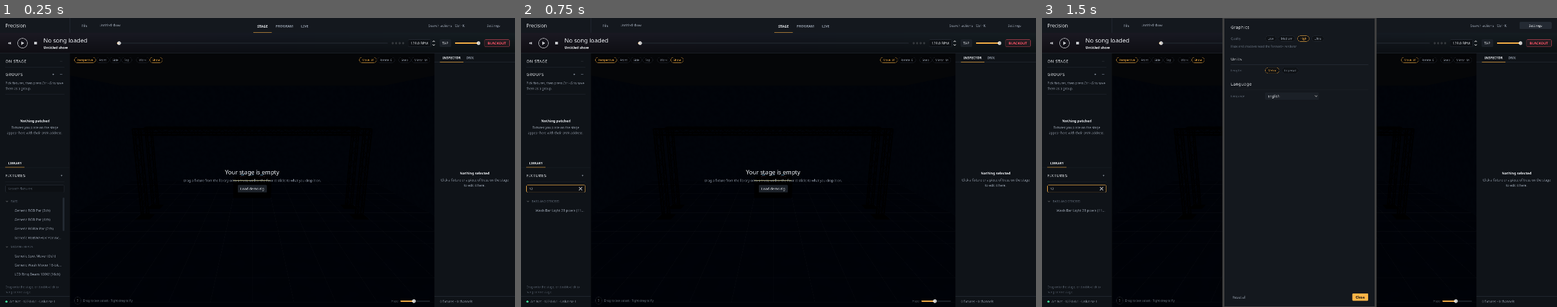
Above: before the commit, frames 1-3 (left to right).
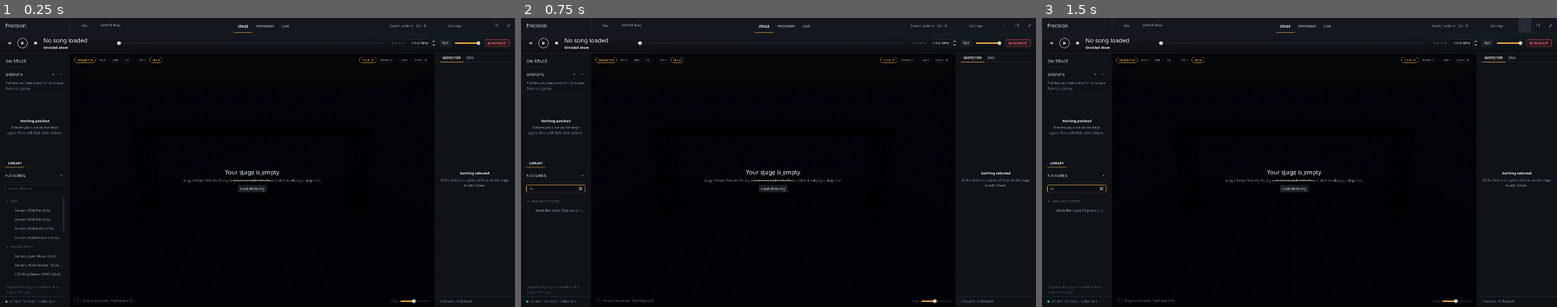
Above: after the commit, the same moments.

Repository: LuckyOwlStudios/Precision
Game: Godot game, scene res://ui/main/main_window.tscn
Same seed, same stepped clock (60 frames per second), same inputs: the game is played once before the commit and once after it.
Inputs (mouse positions are in pixels of both pictures, inside the frame that each line leads up to):
- Up to frame 1 (0.25 s): no input
- Up to frame 2 (0.75 s): click (557, 188) at 0.52 s; type "12" at 0.6 s
- Up to frame 3 (1.5 s): click (1526, 26) at 1.27 s

The runs differ from the first frame. In frame 1, 0.2% of the frame differs, in the area x 45-100%, y 2-6%; in frame 2, 0.2%; in frame 3, 3.1%, in the area x 35-100%, y 0-100%.

Commit message:
Use the app header as the window title bar
Borderless window; empty header space drags, double-click maximizes,
minimize/maximize/close buttons at the right, eight edge/corner resize handles.

Co-Authored-By: Claude Sonnet 5.5 <noreply@anthropic.com>
Claude-Session: https://claude.ai/code/session_01ACHC6htMmdyPzUYcNV9k2e

Diff:
--- a/project.godot
+++ b/project.godot
@@ -23,6 +23,7 @@
 window/size/viewport_width=1920
 window/size/viewport_height=1080
 window/size/mode=2
+window/size/borderless=true
 
 [gui]
 
--- /dev/null
+++ b/tests/title_bar_test.gd
@@ -0,0 +1,31 @@
+extends SceneTree
+## Checks the custom title bar: window buttons exist, empty header space is
+## draggable (not swallowed by a child), and the resize handles are in place.
+## Run from the project folder:
+##   godot --headless --path . --script res://tests/title_bar_test.gd
+
+var failures := 0
+
+
+func check(ok: bool, what: String) -> void:
+	if ok:
+		print("  ok   ", what)
+	else:
+		failures += 1
+		print("  FAIL ", what)
+
+
+func _init() -> void:
+	var main: Control = (load("res://ui/main/main_window.tscn") as PackedScene).instantiate()
+	root.add_child(main)
+	await process_frame
+	check(ProjectSettings.get_setting("display/window/size/borderless") == true, "OS title bar is off")
+	check(main.find_child("Header", true, false) is TitleBar, "header is the title bar")
+	var controls := main.find_child("WindowControls", true, false) as WindowControls
+	check(controls != null and controls.get_child_count() == 3, "minimize, maximize and close buttons")
+	for n in ["DragSpaceLeft", "DragSpaceRight"]:
+		var c := main.find_child(n, true, false) as Control
+		check(c != null and c.mouse_filter == Control.MOUSE_FILTER_PASS, n + " passes clicks to the title bar")
+	var handles := main.find_child("ResizeHandles", true, false)
+	check(handles != null and handles.get_child_count() == 8, "eight resize handles")
+	quit(1 if failures > 0 else 0)
--- a/ui/main/main_window.tscn
+++ b/ui/main/main_window.tscn
@@ -18,6 +18,9 @@
 [ext_resource type="PackedScene" path="res://ui/panels/positions_panel.tscn" id="17_positions"]
 [ext_resource type="PackedScene" path="res://ui/palette/command_palette.tscn" id="16_palette"]
 [ext_resource type="PackedScene" path="res://ui/main/show_menu.tscn" id="17_show"]
+[ext_resource type="Script" path="res://ui/window/title_bar.gd" id="18_titlebar"]
+[ext_resource type="PackedScene" path="res://ui/window/window_controls.tscn" id="19_winctl"]
+[ext_resource type="PackedScene" path="res://ui/window/resize_handles.tscn" id="20_resize"]
 
 [sub_resource type="StyleBoxFlat" id="Background"]
 bg_color = Color(0.051, 0.059, 0.071, 1)
@@ -63,6 +66,7 @@
 custom_minimum_size = Vector2(0, 56)
 layout_mode = 2
 theme_type_variation = &"HeaderBar"
+script = ExtResource("18_titlebar")
 
 [node name="Row" type="HBoxContainer" parent="Layout/Header" unique_id=504865547]
 layout_mode = 2
@@ -77,6 +81,7 @@
 
 [node name="Divider" type="VSeparator" parent="Layout/Header/Row" unique_id=999910696]
 layout_mode = 2
+mouse_filter = 1
 
 [node name="FileButton" type="MenuButton" parent="Layout/Header/Row"]
 unique_name_in_owner = true
@@ -97,10 +102,15 @@
 text = "Untitled show"
 text_overrun_behavior = 3
 
+[node name="DragSpaceLeft" type="Control" parent="Layout/Header/Row"]
+layout_mode = 2
+size_flags_horizontal = 3
+mouse_filter = 1
+
 [node name="WorkspaceTabs" type="TabBar" parent="Layout/Header/Row" unique_id=1948362203]
 unique_name_in_owner = true
-layout_mode = 2
-size_flags_horizontal = 3
+custom_minimum_size = Vector2(360, 0)
+layout_mode = 2
 size_flags_vertical = 8
 focus_mode = 0
 theme_type_variation = &"WorkspaceTabs"
@@ -111,6 +121,11 @@
 tab_1/title = "PROGRAM"
 tab_2/title = "LIVE"
 
+[node name="DragSpaceRight" type="Control" parent="Layout/Header/Row"]
+layout_mode = 2
+size_flags_horizontal = 3
+mouse_filter = 1
+
 [node name="SearchButton" type="Button" parent="Layout/Header/Row"]
 unique_name_in_owner = true
 custom_minimum_size = Vector2(190, 0)
@@ -131,6 +146,9 @@
 theme_type_variation = &"FlatButton"
 text = "Settings"
 
+[node name="WindowControls" parent="Layout/Header/Row" instance=ExtResource("19_winctl")]
+layout_mode = 2
+
 [node name="NowPlaying" parent="Layout" unique_id=98046476 instance=ExtResource("3_now")]
 unique_name_in_owner = true
 layout_mode = 2
@@ -308,3 +326,6 @@
 
 [node name="ShowMenu" parent="." instance=ExtResource("17_show")]
 unique_name_in_owner = true
+
+[node name="ResizeHandles" parent="." instance=ExtResource("20_resize")]
+layout_mode = 1
--- /dev/null
+++ b/ui/window/resize_handle.gd
@@ -0,0 +1,36 @@
+class_name ResizeHandle
+extends Control
+## A thin strip along a window edge or corner. Since the window has no OS
+## frame, dragging one of these asks the OS to start a native resize.
+
+@export var edge := DisplayServer.WINDOW_EDGE_LEFT
+
+
+func _ready() -> void:
+	mouse_default_cursor_shape = _cursor()
+	# Hidden while maximized or fullscreen: nothing to resize then.
+	get_window().size_changed.connect(_update_visible)
+	_update_visible()
+
+
+func _update_visible() -> void:
+	visible = not WindowControls.is_maximized()
+
+
+func _gui_input(event: InputEvent) -> void:
+	var mb := event as InputEventMouseButton
+	if mb and mb.button_index == MOUSE_BUTTON_LEFT and mb.pressed:
+		DisplayServer.window_start_resize(edge as DisplayServer.WindowResizeEdge)
+		accept_event()
+
+
+func _cursor() -> Control.CursorShape:
+	match edge:
+		DisplayServer.WINDOW_EDGE_LEFT, DisplayServer.WINDOW_EDGE_RIGHT:
+			return Control.CURSOR_HSIZE
+		DisplayServer.WINDOW_EDGE_TOP, DisplayServer.WINDOW_EDGE_BOTTOM:
+			return Control.CURSOR_VSIZE
+		DisplayServer.WINDOW_EDGE_TOP_LEFT, DisplayServer.WINDOW_EDGE_BOTTOM_RIGHT:
+			return Control.CURSOR_FDIAGSIZE
+		_:
+			return Control.CURSOR_BDIAGSIZE
--- /dev/null
+++ b/ui/window/resize_handles.tscn
@@ -0,0 +1,132 @@
+[gd_scene format=3]
+
+[ext_resource type="Script" path="res://ui/window/resize_handle.gd" id="1_handle"]
+
+[node name="ResizeHandles" type="Control"]
+layout_mode = 3
+anchors_preset = 15
+anchor_right = 1.0
+anchor_bottom = 1.0
+grow_horizontal = 2
+grow_vertical = 2
+mouse_filter = 2
+
+[node name="Left" type="Control" parent="."]
+layout_mode = 1
+anchor_left = 0
+anchor_top = 0
+anchor_right = 0
+anchor_bottom = 1
+offset_left = 0
+offset_top = 12
+offset_right = 5
+offset_bottom = -12
+grow_horizontal = 0
+grow_vertical = 2
+script = ExtResource("1_handle")
+edge = 0
+
+[node name="TopLeft" type="Control" parent="."]
+layout_mode = 1
+anchor_left = 0
+anchor_top = 0
+anchor_right = 0
+anchor_bottom = 0
+offset_left = 0
+offset_top = 0
+offset_right = 12
+offset_bottom = 12
+grow_horizontal = 0
+grow_vertical = 0
+script = ExtResource("1_handle")
+edge = 1
+
+[node name="Top" type="Control" parent="."]
+layout_mode = 1
+anchor_left = 0
+anchor_top = 0
+anchor_right = 1
+anchor_bottom = 0
+offset_left = 12
+offset_top = 0
+offset_right = -12
+offset_bottom = 5
+grow_horizontal = 2
+grow_vertical = 0
+script = ExtResource("1_handle")
+edge = 2
+
+[node name="TopRight" type="Control" parent="."]
+layout_mode = 1
+anchor_left = 1
+anchor_top = 0
+anchor_right = 1
+anchor_bottom = 0
+offset_left = -12
+offset_top = 0
+offset_right = 0
+offset_bottom = 12
+grow_horizontal = 2
+grow_vertical = 0
+script = ExtResource("1_handle")
+edge = 3
+
+[node name="Right" type="Control" parent="."]
+layout_mode = 1
+anchor_left = 1
+anchor_top = 0
+anchor_right = 1
+anchor_bottom = 1
+offset_left = -5
+offset_top = 12
+offset_right = 0
+offset_bottom = -12
+grow_horizontal = 2
+grow_vertical = 2
+script = ExtResource("1_handle")
+edge = 4
+
+[node name="BottomRight" type="Control" parent="."]
+layout_mode = 1
+anchor_left = 1
+anchor_top = 1
+anchor_right = 1
+anchor_bottom = 1
+offset_left = -12
+offset_top = -12
+offset_right = 0
+offset_bottom = 0
+grow_horizontal = 2
+grow_vertical = 2
+script = ExtResource("1_handle")
+edge = 5
+
+[node name="Bottom" type="Control" parent="."]
+layout_mode = 1
+anchor_left = 0
+anchor_top = 1
+anchor_right = 1
+anchor_bottom = 1
+offset_left = 12
+offset_top = -5
+offset_right = -12
+offset_bottom = 0
+grow_horizontal = 2
+grow_vertical = 2
+script = ExtResource("1_handle")
+edge = 6
+
+[node name="BottomLeft" type="Control" parent="."]
+layout_mode = 1
+anchor_left = 0
+anchor_top = 1
+anchor_right = 0
+anchor_bottom = 1
+offset_left = 0
+offset_top = -12
+offset_right = 12
+offset_bottom = 0
+grow_horizontal = 0
+grow_vertical = 2
+script = ExtResource("1_handle")
+edge = 7
--- /dev/null
+++ b/ui/window/title_bar.gd
@@ -0,0 +1,29 @@
+class_name TitleBar
+extends PanelContainer
+## Makes the app's header the window's title bar (the OS title bar is turned
+## off in project settings, like IntelliJ's). Empty header space drags the
+## window, double-click maximizes or restores it, and a WindowControls node at
+## the right end holds minimize / maximize / close.
+##
+## Anything in the header that should stay clickable (buttons, tabs) simply
+## handles its own mouse events; plain labels and spacers have mouse_filter
+## Ignore or Pass, so their clicks fall through to this bar.
+
+
+func _ready() -> void:
+	# Window buttons sit flush against the top-right corner, so drop the
+	# theme's right padding for this bar only.
+	var style := get_theme_stylebox("panel").duplicate() as StyleBoxFlat
+	style.content_margin_right = 0.0
+	add_theme_stylebox_override("panel", style)
+
+
+func _gui_input(event: InputEvent) -> void:
+	var mb := event as InputEventMouseButton
+	if mb == null or mb.button_index != MOUSE_BUTTON_LEFT or not mb.pressed:
+		return
+	if mb.double_click:
+		WindowControls.toggle_maximized()
+	elif DisplayServer.window_get_mode() != DisplayServer.WINDOW_MODE_FULLSCREEN:
+		DisplayServer.window_start_drag()
+	accept_event()
--- /dev/null
+++ b/ui/window/window_button.gd
@@ -0,0 +1,43 @@
+@tool
+class_name WindowButton
+extends Button
+## One title-bar button whose icon is drawn with lines, so it looks the same on
+## every platform and needs no font glyphs or image files.
+
+enum Glyph { MINIMIZE, MAXIMIZE, RESTORE, CLOSE }
+
+@export var glyph := Glyph.MINIMIZE:
+	set(value):
+		glyph = value
+		queue_redraw()
+## Hover colour; the close button uses red.
+@export var hover_color := UIPalette.HOVER
+
+
+func _ready() -> void:
+	flat = true
+	focus_mode = Control.FOCUS_NONE
+	custom_minimum_size = Vector2(48, 0)
+	size_flags_vertical = Control.SIZE_FILL
+	mouse_entered.connect(queue_redraw)
+	mouse_exited.connect(queue_redraw)
+
+
+func _draw() -> void:
+	var hovered := is_hovered()
+	if hovered:
+		draw_rect(Rect2(Vector2.ZERO, size), hover_color)
+	var col := Color.WHITE if (hovered and glyph == Glyph.CLOSE) else UIPalette.TEXT
+	var c := (size / 2.0).round() + Vector2(0.5, 0.5)
+	var h := 5.0
+	match glyph:
+		Glyph.MINIMIZE:
+			draw_line(c + Vector2(-h, 0), c + Vector2(h, 0), col)
+		Glyph.MAXIMIZE:
+			draw_rect(Rect2(c - Vector2(h, h), Vector2(h, h) * 2), col, false)
+		Glyph.RESTORE:
+			draw_rect(Rect2(c + Vector2(-h, -h + 2), Vector2(h * 2 - 2, h * 2 - 2)), col, false)
+			draw_polyline(PackedVector2Array([c + Vector2(-h + 2, -h + 2), c + Vector2(-h + 2, -h), c + Vector2(h, -h), c + Vector2(h, h - 2), c + Vector2(h - 2, h - 2)]), col)
+		Glyph.CLOSE:
+			draw_line(c + Vector2(-h, -h), c + Vector2(h, h), col)
+			draw_line(c + Vector2(-h, h), c + Vector2(h, -h), col)
--- /dev/null
+++ b/ui/window/window_controls.gd
@@ -0,0 +1,29 @@
+class_name WindowControls
+extends HBoxContainer
+## Minimize, maximize/restore and close buttons for the borderless window.
+
+@onready var _minimize: WindowButton = %Minimize
+@onready var _maximize: WindowButton = %Maximize
+@onready var _close: WindowButton = %Close
+
+
+func _ready() -> void:
+	_minimize.pressed.connect(func() -> void: DisplayServer.window_set_mode(DisplayServer.WINDOW_MODE_MINIMIZED))
+	_maximize.pressed.connect(toggle_maximized)
+	_close.pressed.connect(func() -> void: get_tree().root.propagate_notification(NOTIFICATION_WM_CLOSE_REQUEST))
+	get_window().size_changed.connect(_update_icons)
+	_update_icons()
+
+
+static func is_maximized() -> bool:
+	var mode := DisplayServer.window_get_mode()
+	return mode == DisplayServer.WINDOW_MODE_MAXIMIZED or mode == DisplayServer.WINDOW_MODE_FULLSCREEN
+
+
+static func toggle_maximized() -> void:
+	DisplayServer.window_set_mode(DisplayServer.WINDOW_MODE_WINDOWED if is_maximized() else DisplayServer.WINDOW_MODE_MAXIMIZED)
+
+
+func _update_icons() -> void:
+	_maximize.glyph = WindowButton.Glyph.RESTORE if is_maximized() else WindowButton.Glyph.MAXIMIZE
+	_maximize.tooltip_text = "Restore" if is_maximized() else "Maximize"
--- /dev/null
+++ b/ui/window/window_controls.tscn
@@ -0,0 +1,29 @@
+[gd_scene format=3]
+
+[ext_resource type="Script" path="res://ui/window/window_controls.gd" id="1_ctl"]
+[ext_resource type="Script" path="res://ui/window/window_button.gd" id="1_btn"]
+
+[node name="WindowControls" type="HBoxContainer"]
+size_flags_vertical = 3
+theme_override_constants/separation = 0
+script = ExtResource("1_ctl")
+
+[node name="Minimize" type="Button" parent="."]
+unique_name_in_owner = true
+layout_mode = 2
+script = ExtResource("1_btn")
+glyph = 0
+tooltip_text = "Minimize"
+[node name="Maximize" type="Button" parent="."]
+unique_name_in_owner = true
+layout_mode = 2
+script = ExtResource("1_btn")
+glyph = 1
+tooltip_text = "Maximize"
+[node name="Close" type="Button" parent="."]
+unique_name_in_owner = true
+layout_mode = 2
+script = ExtResource("1_btn")
+glyph = 3
+tooltip_text = "Close"
+hover_color = Color(0.91, 0.07, 0.14, 1)
Not shown, added: ui/window/resize_handle.gd.uid
Not shown, added: ui/window/title_bar.gd.uid
Not shown, added: ui/window/window_button.gd.uid
Not shown, added: ui/window/window_controls.gd.uid
